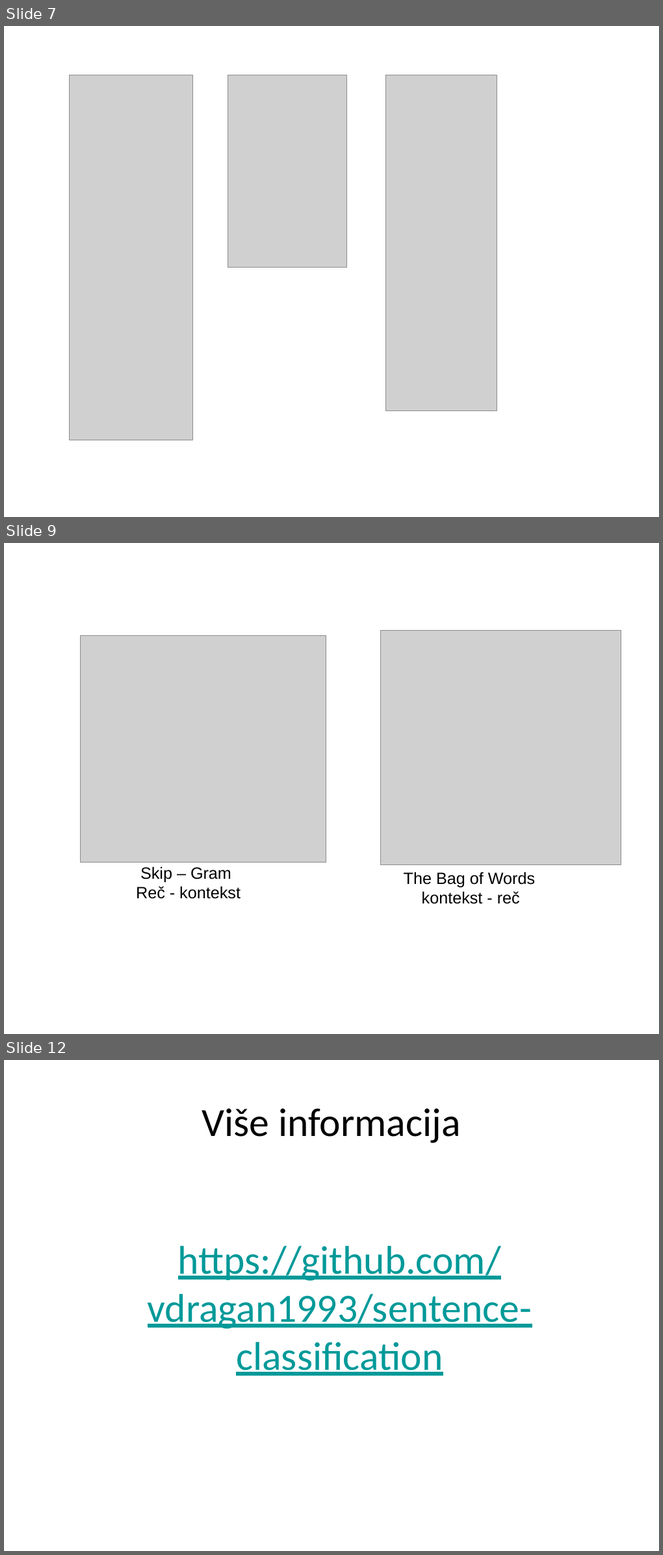
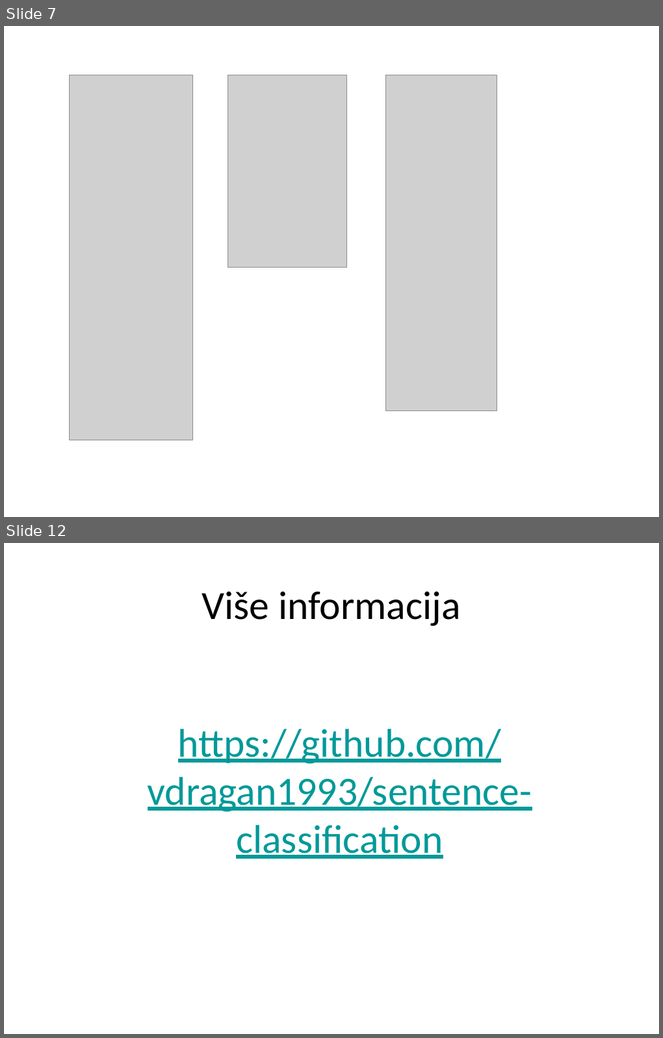
Before and after one commit to vdragan1993/sentence-classification, a slide deck: semantic_classification_ppt.pptx. Shown one above the other, each under a label of ours: slides 7, 9 and 12 before the commit, slides 7 and 12 after it; the slides between them are not shown. The pictures are 663x1555 and 663x1038 pixels, drawn with LibreOffice and Linux fonts; fonts in the diff are those of the drawing; grey boxes stand for pictures; background and template pictures are left out. Boxes give left, top, right and bottom in pixels: in the first picture for what was removed or moved away, otherwise in the second. Text is boxed around its words. In the diff, an @@ line names an element or a change of style, - is before the commit and + after.

```diff
--- a/semantic_classification_ppt.pptx
+++ b/semantic_classification_ppt.pptx
@@ slide 9 removed at <box>4,543,659,1034</box>, background picture (left out) @@
@@ picture removed at <box>81,636,326,863</box> @@
@@ picture removed at <box>381,630,622,865</box> @@
@@ text removed at <box>136,867,241,899</box> @@
-Skip – Gram
-Reč - kontekst
@@ text removed at <box>404,872,535,904</box> @@
-The Bag of Words
-kontekst - reč
```
Also in this commit, not shown: 1 slide changed, 3 slides added, 2 other slides removed.
